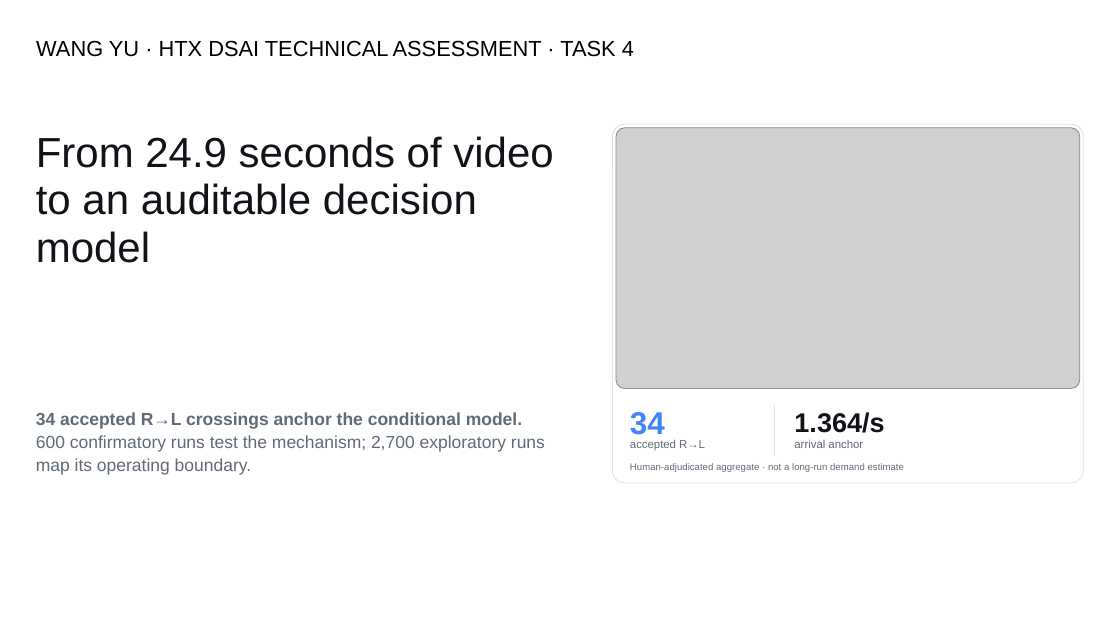
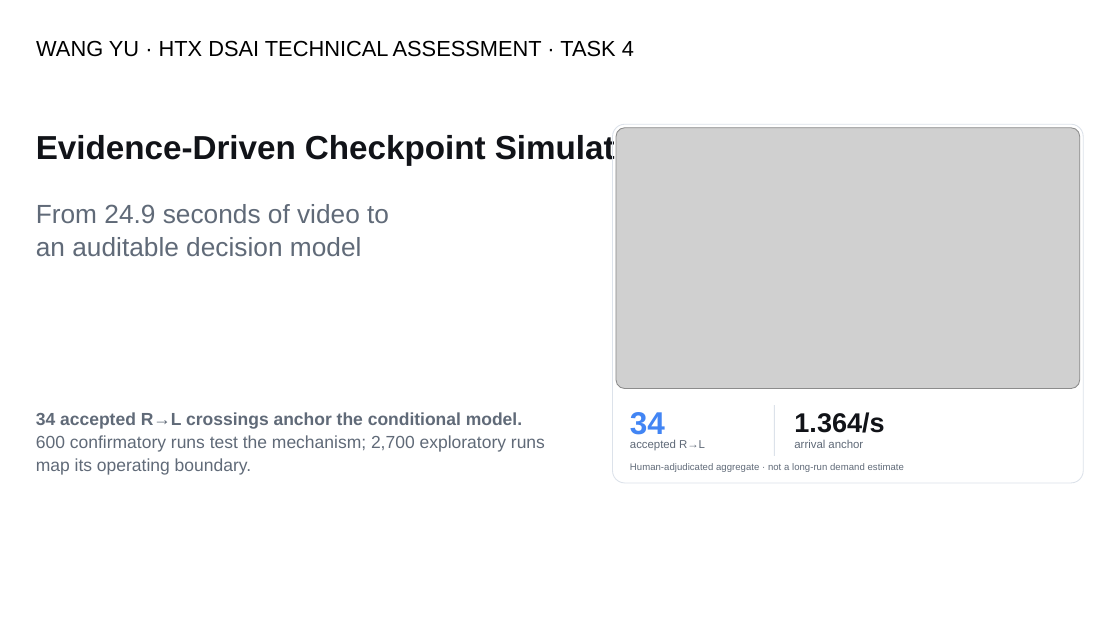
Before and after one commit to wangyu211/htx-checkpoint-simulation, a slide deck: slide 1 of slides/HTX_Task4_Operational_Insights.pptx. Drawn at 1120x630 pixels with LibreOffice and Linux fonts; fonts in the diff are those of the drawing; grey boxes stand for pictures. Boxes give left, top, right and bottom in pixels: in the first picture for what was removed or moved away, otherwise in the second. Text is boxed around its words. In the diff, an @@ line names an element or a change of style, - is before the commit and + after.

Commit message:
Refine Task 4 framing and evidence boundaries

```diff
--- a/slides/HTX_Task4_Operational_Insights.pptx
+++ b/slides/HTX_Task4_Operational_Insights.pptx
@@ text added at (x1=36, y1=132, x2=664, y2=165), 28.5 pt, text #111318, bold @@
+Evidence-Driven Checkpoint Simulation
@@ text at (x1=36, y1=204, x2=389, y2=256): text changed; size 36 to 22.5 pt; text colour #111318 to #606A78 @@
-From 24.9 seconds of video to an auditable decision model
+From 24.9 seconds of video to
+an auditable decision model
```
Also in this commit, not shown: 3 other slides changed, 1 other file.
